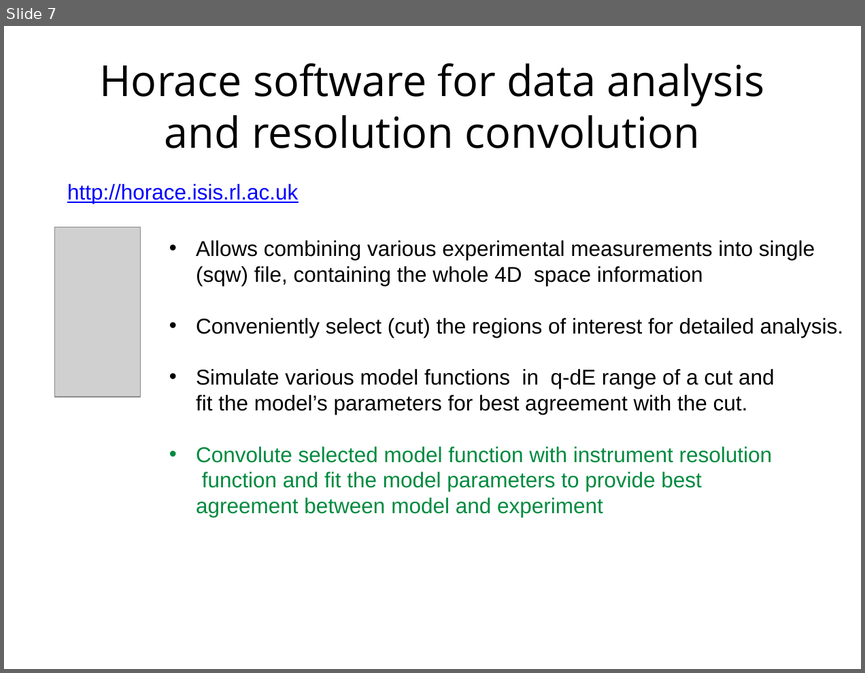
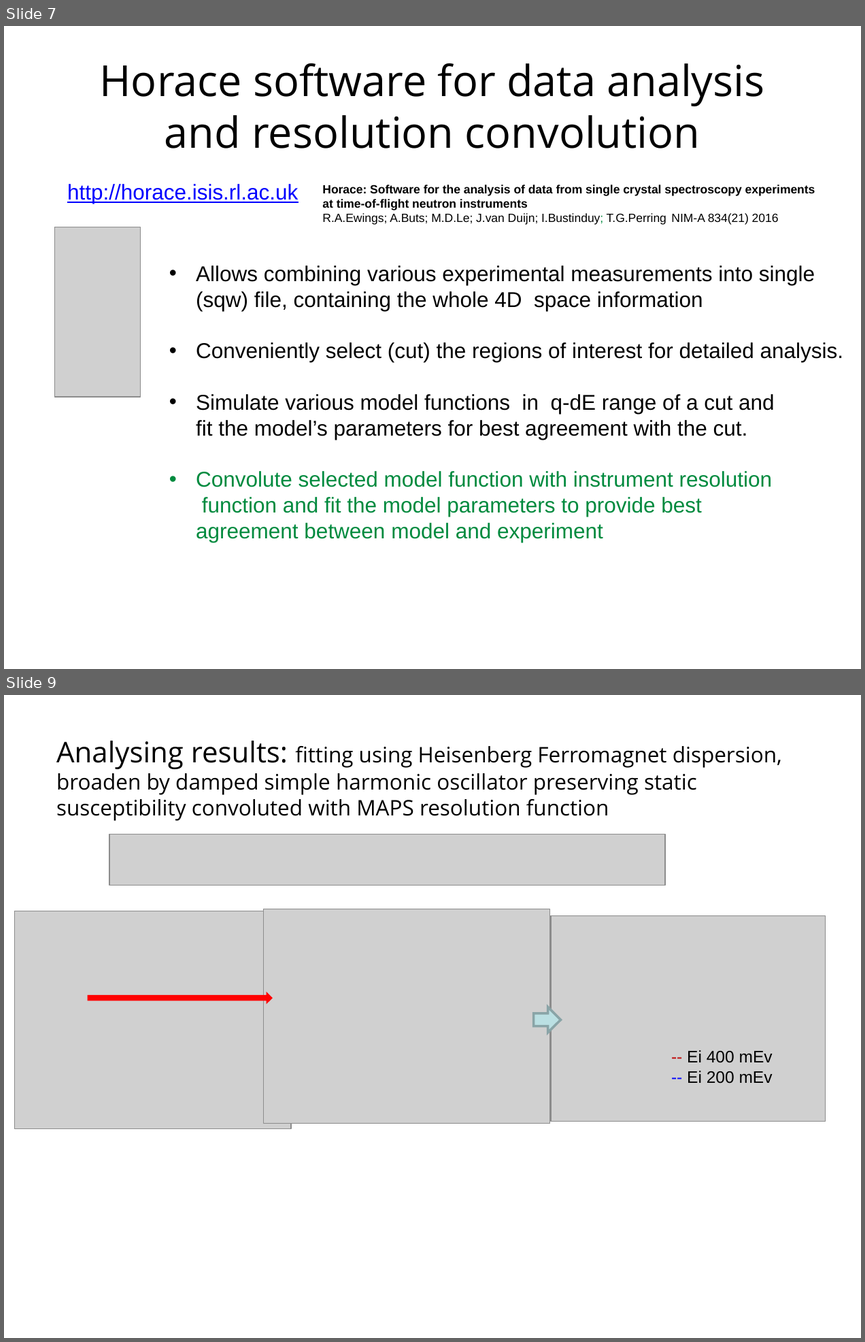
Before and after one commit to abuts/Fe, a slide deck: June2017/Icns2017/ICNS2017.ppt. Shown one above the other, each under a label of ours: slide 7 before the commit, slides 7 and 9 after it; the slides between them are not shown. The pictures are 865x673 and 865x1342 pixels, drawn with LibreOffice and Linux fonts; fonts in the diff are those of the drawing; grey boxes stand for pictures; background and template pictures are left out. Boxes give left, top, right and bottom in pixels: in the first picture for what was removed or moved away, otherwise in the second. Text is boxed around its words. In the diff, an @@ line names an element or a change of style, - is before the commit and + after.

```diff
--- a/June2017/Icns2017/ICNS2017.ppt
+++ b/June2017/Icns2017/ICNS2017.ppt
@@ slide 9 added at bbox=[4, 695, 861, 1338], background #FFFFFF @@
@@ title added at bbox=[56, 741, 782, 821], 18 pt, text #000000 @@
+Analysing results: fitting using Heisenberg Ferromagnet dispersion, broaden by damped simple harmonic oscillator preserving static susceptibility convoluted with MAPS resolution function
@@ picture added at bbox=[109, 834, 666, 885] @@
@@ right arrow added at bbox=[534, 1007, 561, 1032], fill #BBE0E3, outline #89A4A7 2.01 pt @@
@@ group added at bbox=[14, 909, 825, 1129]: 3 pictures, 1 right arrow, 1 text @@
+-- Ei 400 mEv
+-- Ei 200 mEv
@@ slide 7 changed as well @@
@@ text added at bbox=[322, 184, 815, 225], 10 pt, text #000000, bold @@
+Horace: Software for the analysis of data from single crystal spectroscopy experiments at time-of-flight neutron instruments
+R.A.Ewings; A.Buts; M.D.Le; J.van Duijn; I.Bustinduy; T.G.Perring NIM-A 834(21) 2016
@@ text "Allows combining various experimental measurements ...": place and size @@
-text "Allows combining various experimental measurements ..." at bbox=[196, 240, 843, 517]
+text "Allows combining various experimental measurements ..." at bbox=[196, 265, 843, 542]
```
Also in this commit, not shown: 6 other slides changed, 4 other slides added, 6 slides removed, 4 other files.
